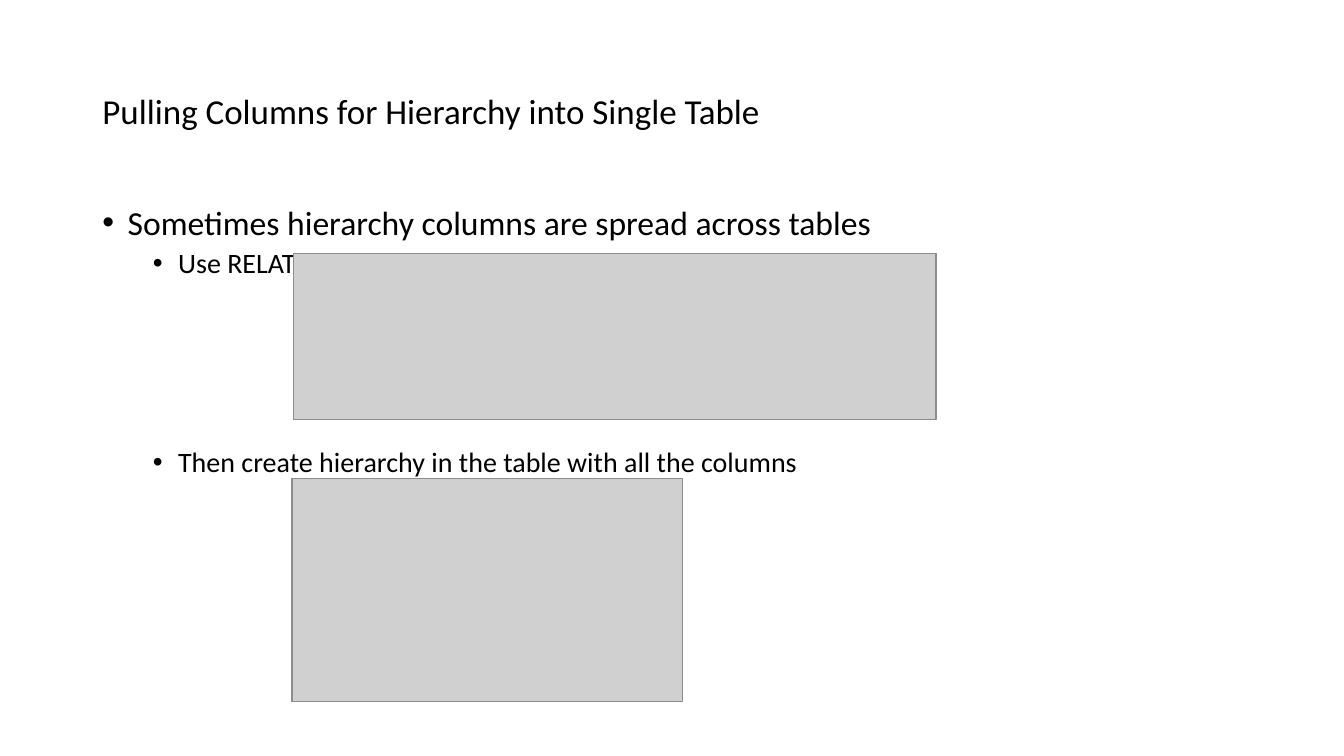
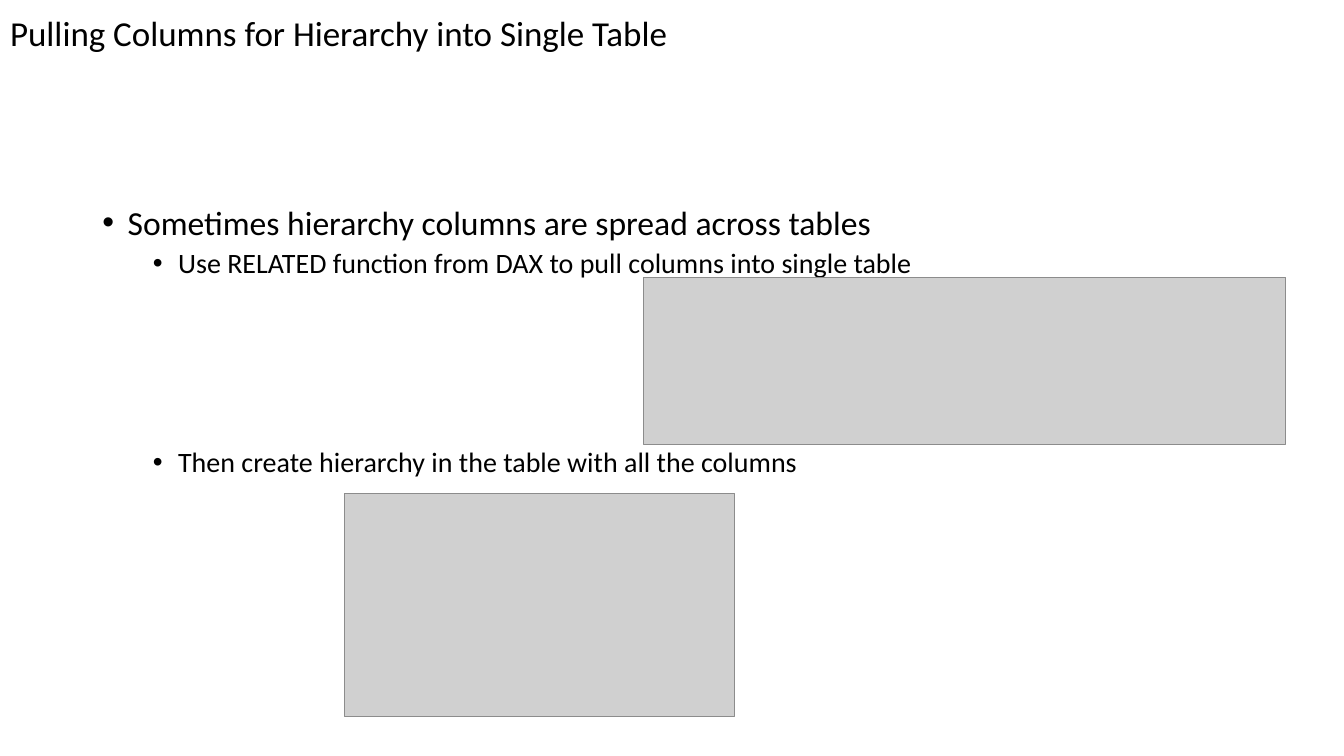
Before and after one commit to solliancenet/precon-synapse-power-bi, a slide deck: slide 34 of Slides/04 - Power BI.pptx (slide 37 before the commit). Drawn at 1344x756 pixels with LibreOffice and Linux fonts; fonts in the diff are those of the drawing; grey boxes stand for pictures. Boxes give left, top, right and bottom in pixels: in the first picture for what was removed or moved away, otherwise in the second. Text is boxed around its words. In the diff, an @@ line names an element or a change of style, - is before the commit and + after.

```diff
--- a/Slides/04 - Power BI.pptx
+++ b/Slides/04 - Power BI.pptx
@@ title "Pulling Columns for Hierarchy into ...": place and size @@
-title "Pulling Columns for Hierarchy into ..." at bbox=[102, 99, 760, 130]
+title "Pulling Columns for Hierarchy into ..." at bbox=[10, 21, 667, 52]
@@ picture: place and size @@
-picture at bbox=[294, 253, 937, 420]
+picture at bbox=[644, 277, 1287, 445]
@@ picture: place and size @@
-picture at bbox=[292, 479, 683, 702]
+picture at bbox=[345, 493, 735, 716]
```
Also in this commit, not shown: 46 other slides changed, 10 slides added, 4 slides removed.
